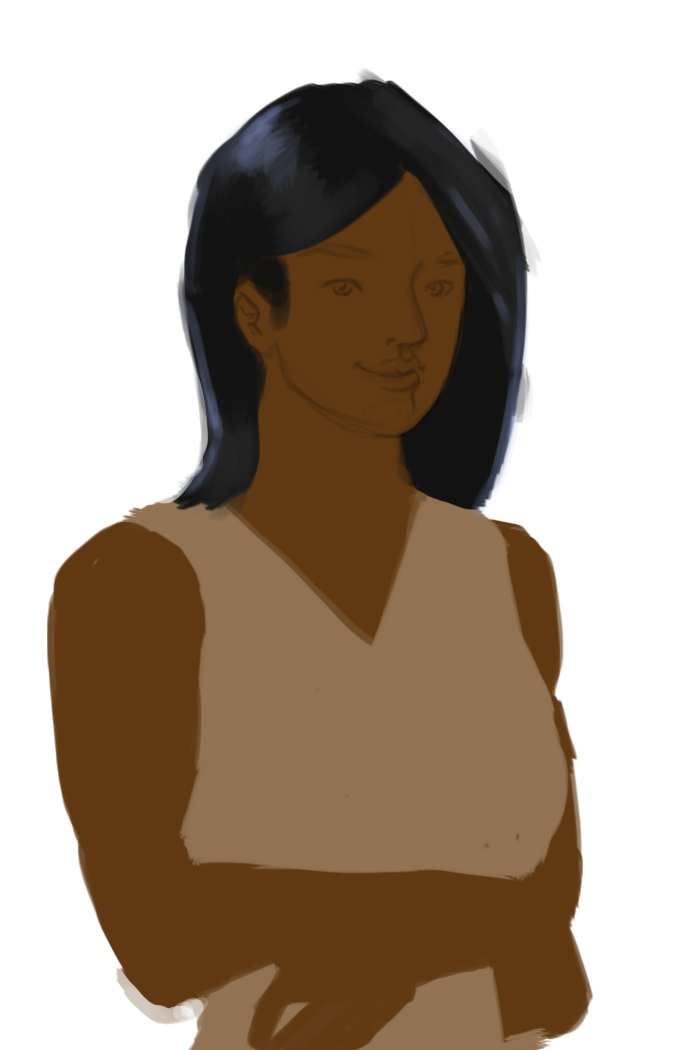
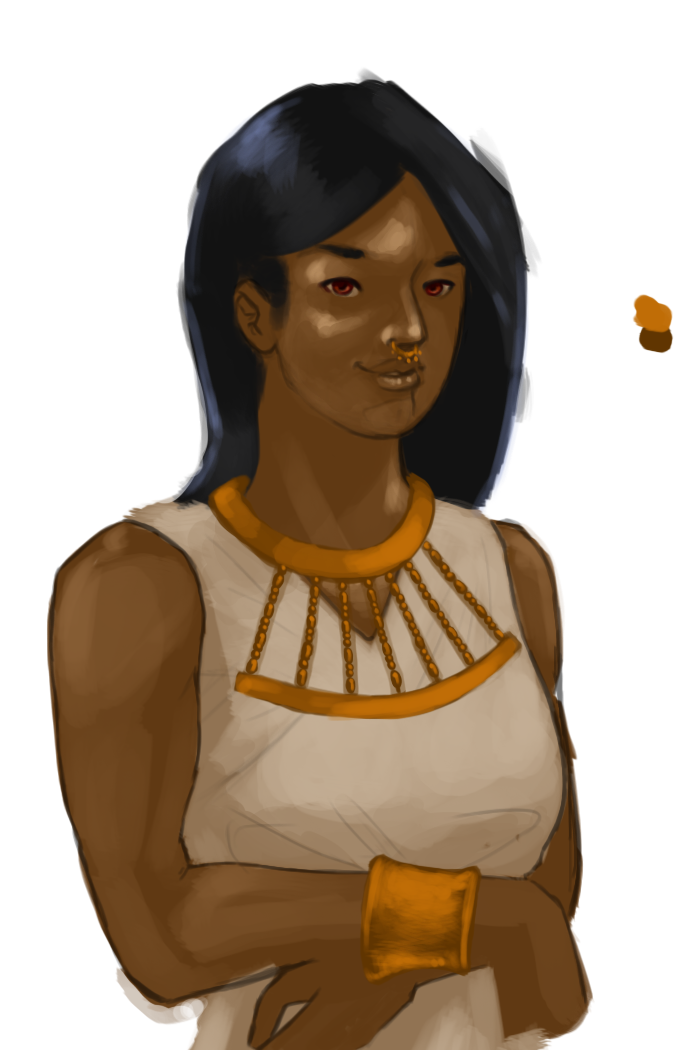
Revision of a layered 700 × 1050 image; what changed, layer by layer:
added layer "Layer 6" above "Layer 3" over (162, 293, 674, 987)
"Layer 3": opacity 34% → 53%, blend normal → multiply, painted on it over (48, 195, 588, 1050)
added layer "Layer 4" above "Layer 5" over (51, 195, 595, 1027)
added layer "Layer 5" above "Layer 2" over (127, 494, 563, 1050)
